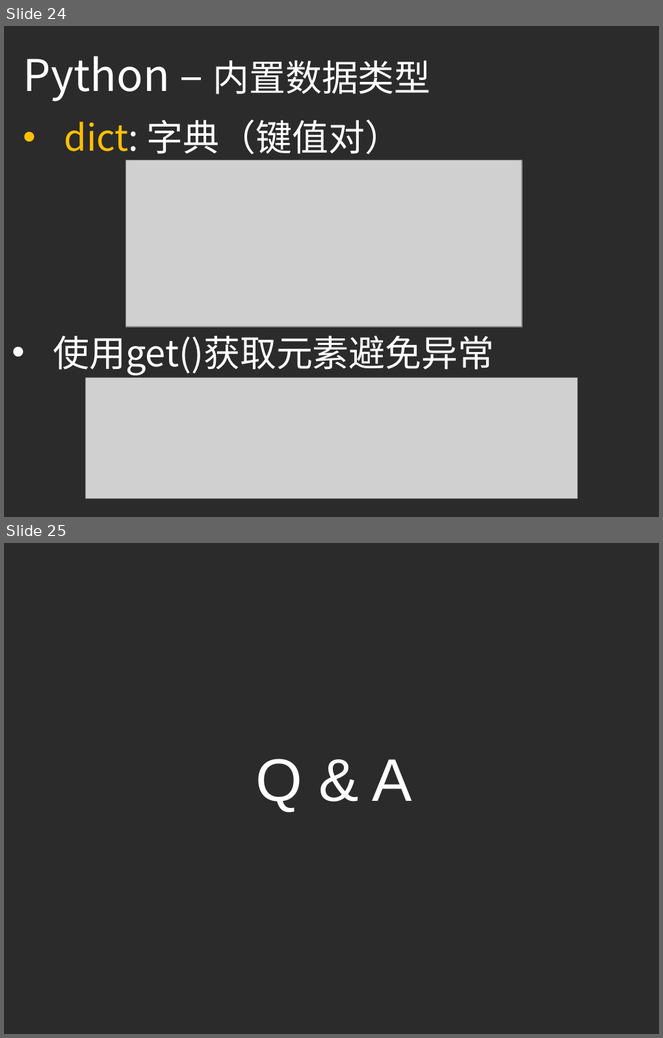
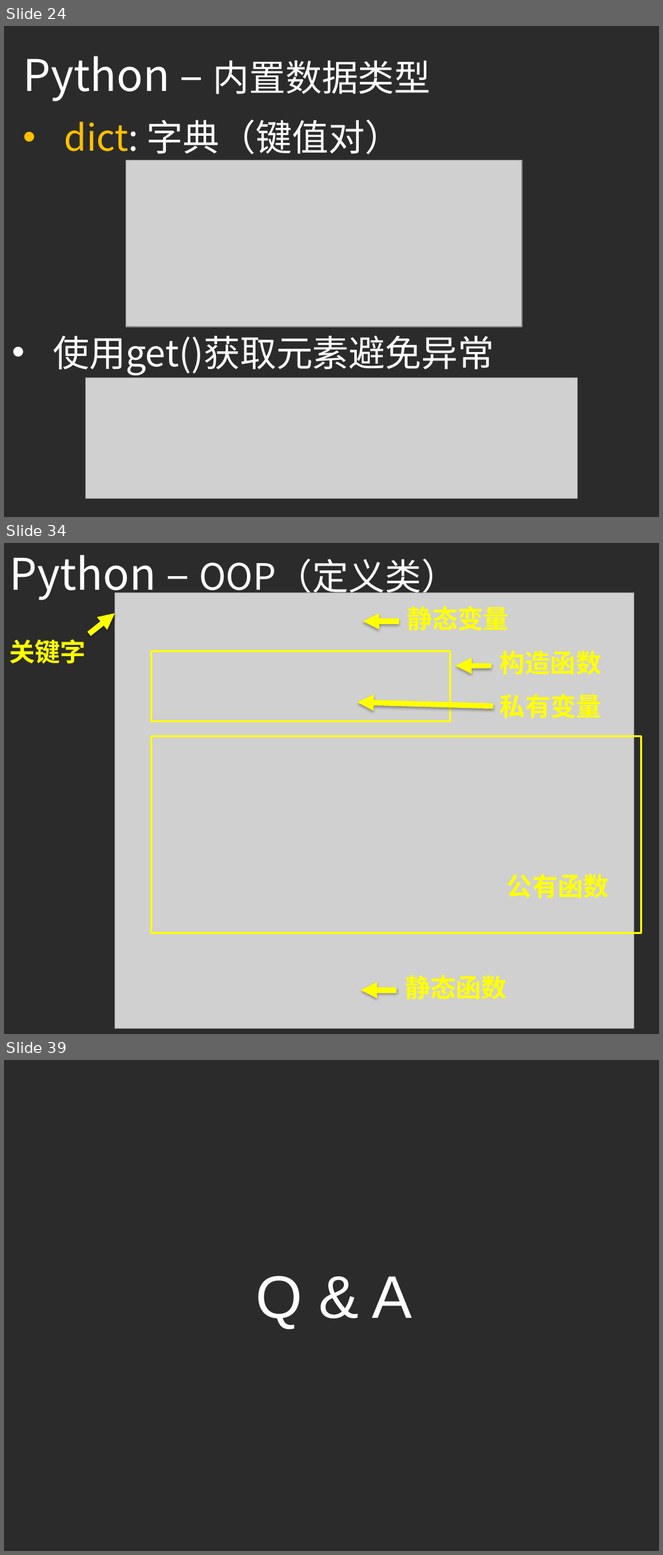
Before and after one commit to ouriris/ml-course, a slide deck: chapter.1/ppt/ML_CH1_Python_Basic.pptx. Shown one above the other, each under a label of ours: slides 24 and 25 before the commit, slides 24, 34 and 39 after it; the slides between them are not shown. The pictures are 663x1038 and 663x1555 pixels, drawn with LibreOffice and Linux fonts; fonts in the diff are those of the drawing; grey boxes stand for pictures; background and template pictures are left out; a plain dark background stands for a picture behind light text. Boxes give left, top, right and bottom in pixels: in the first picture for what was removed or moved away, otherwise in the second. Text is boxed around its words. In the diff, an @@ line names an element or a change of style, - is before the commit and + after.

Commit message:
Update Ch1 ppt, add python basic

```diff
--- a/chapter.1/ppt/ML_CH1_Python_Basic.pptx
+++ b/chapter.1/ppt/ML_CH1_Python_Basic.pptx
@@ slide 34 added at bbox=[4, 543, 659, 1034], background picture (left out) @@
@@ text added at bbox=[10, 555, 458, 600], 40 pt, text #FFFFFF @@
+Python – OOP（定义类）
@@ picture added at bbox=[114, 593, 634, 1029] @@
@@ arrow added from (89, 634) to (114, 613), #FFFF00 6 pt @@
@@ text added at bbox=[407, 606, 509, 631], 28 pt, text #FFFF00, bold @@
+静态变量
@@ text added at bbox=[10, 639, 86, 664], 28 pt, text #FFFF00, bold @@
+关键字
@@ arrow added from (399, 622) to (363, 622), #FFFF00 6 pt @@
@@ rectangle added at bbox=[151, 651, 450, 721], outline #FFFF00 2 pt @@
@@ text added at bbox=[500, 650, 602, 675], 28 pt, text #FFFF00, bold @@
+构造函数
@@ arrow added from (492, 665) to (456, 665), #FFFF00 6 pt @@
@@ text added at bbox=[500, 694, 602, 719], 28 pt, text #FFFF00, bold @@
+私有变量
@@ arrow added from (493, 706) to (357, 702), #FFFF00 6 pt @@
@@ rectangle added at bbox=[151, 736, 641, 934], outline #FFFF00 2 pt @@
@@ text added at bbox=[507, 874, 609, 899], 28 pt, text #FFFF00, bold @@
+公有函数
@@ arrow added from (397, 990) to (361, 990), #FFFF00 6 pt @@
@@ text added at bbox=[405, 975, 507, 1000], 28 pt, text #FFFF00, bold @@
+静态函数
@@ what was slide 25 is now slide 39 @@
```
Also in this commit, not shown: 13 other slides added.
